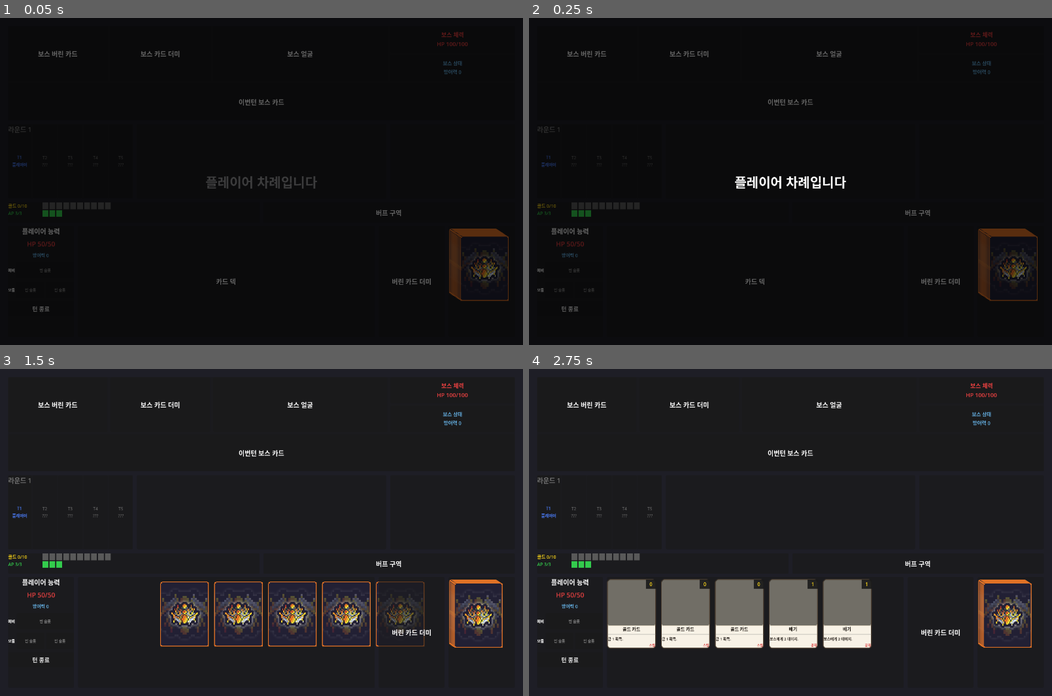
Above: before the commit, frames 1-4 (two rows, left to right).
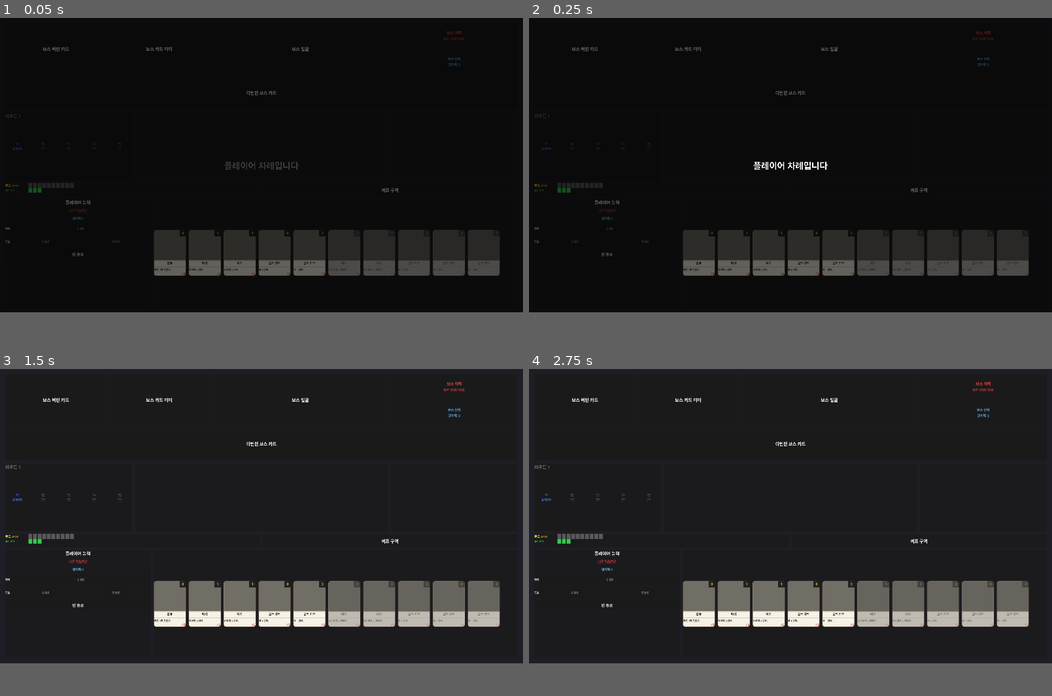
Above: after the commit, the same moments.

Repository: Bobby-Kang/boss-raid-card-game
Game: Godot game, scene res://scenes/main/main_scene.tscn
Same seed, same stepped clock (60 frames per second), same inputs: the game is played once before the commit and once after it.
Inputs:
- Up to frame 1 (0.05 s): no input
- Up to frame 2 (0.25 s): no input
- Up to frame 3 (1.5 s): tap Enter at 0.5 s; tap Space at 1.25 s
- Up to frame 4 (2.75 s): no input
In our replay, the window is 800x500 before the commit and 800x450 after it. These sizes can differ from the game's own. Grey fills any space a smaller window leaves; there, only what the larger window draws over its background counts as a difference.

The runs differ from the first frame. In frame 1, 10% of the frame differs, in the area x 1-98%, y 3-90%; in frame 2, 10%; in frame 3, 12%; in frame 4, 14%, in the area x 1-97%, y 3-90%.

Commit message:
feat: 타임라인 컨베이어 벨트 시스템 — 3-더미 → 단일 원형 큐
- 뷰포트 1280×800 → 1920×1080 (개발용, 이후 축소 예정)
- draw_pile/deck/discard 3개 배열을 timeline_cards[] 단일 큐로 통합
- 액티브 윈도우(앞 5장): 밝음+드래그 가능 / 큐(나머지): 반투명+불가
- 카드 사용·버리기 시 큐 맨 뒤로 이동 (FIFO)
- card.gd: set_active() 메서드 추가 (opacity + mouse_filter 제어)
- tscn: CardDeck/DiscardPile/DrawPile 제거 → TimelineWrapper/TimelineScroll/TimelineBelt
- 턴 종료 시 미사용 액티브 카드 순서 지정 오버레이 유지
- 예비 슬롯: 다음 턴 시작 시 큐 맨 앞(index 0)에 삽입

Co-Authored-By: Claude Sonnet 4.6 <noreply@anthropic.com>

Diff:
--- a/project.godot
+++ b/project.godot
@@ -17,10 +17,10 @@
 
 [display]
 
-window/size/viewport_width=1280
-window/size/viewport_height=800
-window/size/window_width_override=1280
-window/size/window_height_override=800
+window/size/viewport_width=1920
+window/size/viewport_height=1080
+window/size/window_width_override=1920
+window/size/window_height_override=1080
 window/stretch/mode="canvas_items"
 window/stretch/aspect="expand"
 window/stretch/scale_mode="integer"
--- a/scenes/main/main_scene.tscn
+++ b/scenes/main/main_scene.tscn
@@ -365,62 +365,25 @@
 theme_override_font_sizes/font_size = 14
 text = "턴 종료"
 
-[node name="CardDeck" type="PanelContainer" parent="BattleField/VBoxLayout/BottomArea/PlayerZones" unique_id=210260485]
-unique_name_in_owner = true
-layout_mode = 2
-size_flags_horizontal = 3
-size_flags_stretch_ratio = 1.8
-
-[node name="DeckLabel" type="Label" parent="BattleField/VBoxLayout/BottomArea/PlayerZones/CardDeck" unique_id=905517015]
-unique_name_in_owner = true
-layout_mode = 2
-text = "카드 덱"
-horizontal_alignment = 1
-vertical_alignment = 1
-
-[node name="DeckCardHolder" type="Control" parent="BattleField/VBoxLayout/BottomArea/PlayerZones/CardDeck" unique_id=1565481536]
-unique_name_in_owner = true
-layout_mode = 2
-mouse_filter = 2
-
-[node name="DiscardPile" type="PanelContainer" parent="BattleField/VBoxLayout/BottomArea/PlayerZones" unique_id=1898512105]
-unique_name_in_owner = true
-layout_mode = 2
-size_flags_horizontal = 3
-size_flags_stretch_ratio = 0.4
-mouse_filter = 1
+[node name="TimelineWrapper" type="PanelContainer" parent="BattleField/VBoxLayout/BottomArea/PlayerZones" unique_id=210260485]
+unique_name_in_owner = true
+layout_mode = 2
+size_flags_horizontal = 3
 script = ExtResource("5_dropzone")
 zone_type = 1
 
-[node name="DiscardLabel" type="Label" parent="BattleField/VBoxLayout/BottomArea/PlayerZones/DiscardPile" unique_id=1660471541]
-unique_name_in_owner = true
-layout_mode = 2
-text = "버린 카드 더미"
-horizontal_alignment = 1
-vertical_alignment = 1
-
-[node name="DiscardCardHolder" type="Control" parent="BattleField/VBoxLayout/BottomArea/PlayerZones/DiscardPile" unique_id=625212740]
-unique_name_in_owner = true
-layout_mode = 2
-mouse_filter = 2
-
-[node name="DrawPile" type="PanelContainer" parent="BattleField/VBoxLayout/BottomArea/PlayerZones" unique_id=1271890705]
-layout_mode = 2
-size_flags_horizontal = 3
-size_flags_stretch_ratio = 0.4
-
-[node name="DrawPileLabel" type="Label" parent="BattleField/VBoxLayout/BottomArea/PlayerZones/DrawPile" unique_id=1215589097]
-unique_name_in_owner = true
-layout_mode = 2
-text = "뽑을 카드
-0장"
-horizontal_alignment = 1
-vertical_alignment = 1
-
-[node name="DrawPileCardHolder" type="Control" parent="BattleField/VBoxLayout/BottomArea/PlayerZones/DrawPile" unique_id=664475237]
-unique_name_in_owner = true
-layout_mode = 2
-mouse_filter = 2
+[node name="TimelineScroll" type="ScrollContainer" parent="BattleField/VBoxLayout/BottomArea/PlayerZones/TimelineWrapper" unique_id=905517015]
+layout_mode = 2
+size_flags_horizontal = 3
+size_flags_vertical = 3
+horizontal_scroll_mode = 1
+vertical_scroll_mode = 0
+
+[node name="TimelineBelt" type="HBoxContainer" parent="BattleField/VBoxLayout/BottomArea/PlayerZones/TimelineWrapper/TimelineScroll" unique_id=1565481536]
+unique_name_in_owner = true
+layout_mode = 2
+size_flags_vertical = 3
+theme_override_constants/separation = 8
 
 [node name="EndTurnOverlay" parent="." unique_id=1313821718 instance=ExtResource("3_overlay")]
 unique_name_in_owner = true
--- a/scripts/cards/card.gd
+++ b/scripts/cards/card.gd
@@ -10,6 +10,7 @@
 @onready var cost_label: Label = %CostLabel
 
 var is_face_up: bool = false
+var is_active: bool = true
 var data: CardData
 
 
@@ -55,10 +56,17 @@
 			type_label.text = "알 수 없음"
 
 
+func set_active(active: bool) -> void:
+	is_active = active
+	modulate.a = 1.0 if active else 0.5
+	mouse_filter = MOUSE_FILTER_STOP if active else MOUSE_FILTER_IGNORE
+	_set_children_mouse_ignore(self)
+
+
 # --- 드래그 앤 드롭 ---
 
 func _get_drag_data(_at_position: Vector2) -> Variant:
-	if not is_face_up:
+	if not is_face_up or not is_active:
 		return null
 	# 프리뷰 생성
 	set_drag_preview(_create_drag_preview())
--- a/scripts/main/main_scene.gd
+++ b/scripts/main/main_scene.gd
@@ -3,6 +3,7 @@
 const CardScene := preload("res://scenes/cards/card.tscn")
 const DRAW_COUNT := 5
 const TURNS_PER_ROUND := 5
+const ACTIVE_WINDOW_SIZE := 5
 
 # 카드 종류 (4종)
 const CARD_GOLD := preload("res://resources/cards/starter_gold.tres")
@@ -10,18 +11,12 @@
 const CARD_BLOCK := preload("res://resources/cards/starter_block.tres")
 const CARD_DRAW := preload("res://resources/cards/starter_draw.tres")
 
-
 # 덱 구성
 const STARTER_DECK: Array = [
 	CARD_DRAW, CARD_BLOCK, CARD_BLOCK, CARD_GOLD, CARD_GOLD, CARD_ATTACK, CARD_ATTACK, CARD_GOLD, CARD_GOLD, CARD_GOLD
 ]
 
-@onready var discard_holder: Control = %DiscardCardHolder
-@onready var deck_holder: Control = %DeckCardHolder
-@onready var draw_pile_holder: Control = %DrawPileCardHolder
-@onready var discard_label: Label = %DiscardLabel
-@onready var deck_label: Label = %DeckLabel
-@onready var draw_pile_label: Label = %DrawPileLabel
+@onready var timeline_belt: HBoxContainer = %TimelineBelt
 @onready var resource_bar: PanelContainer = %ResourceBar
 @onready var hp_label: Label = %HpLabel
 @onready var block_label: Label = %BlockLabel
@@ -35,14 +30,13 @@
 
 # 드롭 존
 @onready var play_drop_zone: PanelContainer = %PlayDropZone
-@onready var discard_pile_zone: PanelContainer = %DiscardPile
+@onready var timeline_wrapper: PanelContainer = %TimelineWrapper
 @onready var reserve_slot: PanelContainer = %ReserveSlot
 @onready var active_slot_1: PanelContainer = %ActiveSlot1
 @onready var active_slot_2: PanelContainer = %ActiveSlot2
 
-var discard_cards: Array[Control] = []
-var deck_cards: Array[Control] = []
-var draw_pile_cards: Array[Control] = []
+# 타임라인 — 단일 원형 큐
+var timeline_cards: Array[Control] = []
 var game_ctx: GameContext
 var is_discarding_from_effect: bool = false
 
@@ -74,7 +68,7 @@
 	game_ctx = GameContext.new()
 	game_ctx.gold_manager = resource_bar.gold_manager
 	game_ctx.ap_manager = resource_bar.ap_manager
-	game_ctx.draw_cards = _draw_cards
+	game_ctx.draw_cards = _draw_cards_from_effect
 	game_ctx.discard_cards = _discard_cards_with_selection
 	game_ctx.player_hp_changed.connect(_on_player_hp_changed)
 	game_ctx.player_block_changed.connect(_on_player_block_changed)
@@ -102,24 +96,23 @@
 # === 드롭 존 설정 ===
 
 func _setup_drop_zones() -> void:
-	# 필터 연결
 	play_drop_zone.accept_filter = _can_accept_card
-	discard_pile_zone.accept_filter = _can_accept_card
+	timeline_wrapper.accept_filter = _can_accept_card
 	reserve_slot.accept_filter = _can_accept_card
 	active_slot_1.accept_filter = _can_accept_card
 	active_slot_2.accept_filter = _can_accept_card
 
-	# 드롭 시그널 연결
 	play_drop_zone.card_dropped.connect(_on_play_zone_dropped)
-	discard_pile_zone.card_dropped.connect(_on_discard_zone_dropped)
+	timeline_wrapper.card_dropped.connect(_on_discard_zone_dropped)
 	reserve_slot.card_dropped.connect(_on_reserve_dropped)
 	active_slot_1.card_dropped.connect(_on_active_slot_1_dropped)
 	active_slot_2.card_dropped.connect(_on_active_slot_2_dropped)
 
 
 func _can_accept_card(card: Control, zone_type: DropZone.ZoneType) -> bool:
-	# 손패에 있는 카드만 드래그 가능
-	if card not in deck_cards:
+	var idx := timeline_cards.find(card)
+	# 액티브 윈도우(앞 5장)에 있는 카드만 허용
+	if idx < 0 or idx >= ACTIVE_WINDOW_SIZE:
 		return false
 	match zone_type:
 		DropZone.ZoneType.PLAY:
@@ -143,18 +136,17 @@
 
 
 func _on_discard_zone_dropped(card: Control) -> void:
-	_move_card_to_discard(card)
+	_move_card_to_queue_back(card)
 
 
 func _on_reserve_dropped(card: Control) -> void:
 	if reserved_card != null:
 		return
 	reserved_card = card
-	deck_cards.erase(card)
+	timeline_cards.erase(card)
 	card.reparent(reserve_slot)
 	card.position = Vector2.ZERO
-	_rearrange_hand()
-	print("[예비] '%s'를 예비 슬롯에 보관" % card.data.card_name)
+	_update_timeline_display()
 
 
 func _on_active_slot_1_dropped(card: Control) -> void:
@@ -167,18 +159,16 @@
 
 func _equip_module(card: Control, slot_index: int) -> void:
 	var slot: PanelContainer = active_slot_1 if slot_index == 0 else active_slot_2
-	# 기존 모듈이 있으면 손패로 복귀
 	if active_cards[slot_index] != null:
 		var old := active_cards[slot_index]
-		old.reparent(deck_holder)
-		deck_cards.append(old)
-		_rearrange_hand()
+		old.reparent(timeline_belt)
+		timeline_cards.insert(0, old)
+		_update_timeline_display()
 	active_cards[slot_index] = card
-	deck_cards.erase(card)
+	timeline_cards.erase(card)
 	card.reparent(slot)
 	card.position = Vector2.ZERO
-	_rearrange_hand()
-	print("[모듈] '%s'를 액티브 슬롯 %d에 장착" % [card.data.card_name, slot_index + 1])
+	_update_timeline_display()
 
 
 # === 덱 초기화 ===
@@ -188,7 +178,7 @@
 	for card_data: CardData in deck_def:
 		var card: Control = CardScene.instantiate()
 		card.data = card_data.duplicate()
-		card.is_face_up = false
+		card.is_face_up = true
 		cards.append(card)
 	return cards
 
@@ -197,9 +187,30 @@
 	_clear_cards()
 	var all_cards := _build_cards_from(STARTER_DECK)
 	for card in all_cards:
-		_add_to_draw_pile(card)
-	_update_draw_pile_label()
+		timeline_belt.add_child(card)
+		timeline_cards.append(card)
+	_update_timeline_display()
 	_start_round()
+
+
+# === 타임라인 큐 ===
+
+func _move_card_to_queue_back(card: Control) -> void:
+	timeline_cards.erase(card)
+	timeline_cards.append(card)
+	card.reparent(timeline_belt)
+	_update_timeline_display()
+
+
+func _update_timeline_display() -> void:
+	for i in timeline_cards.size():
+		var card: Control = timeline_cards[i]
+		timeline_belt.move_child(card, i)
+		card.set_active(i < ACTIVE_WINDOW_SIZE)
+
+
+func _activate_window() -> void:
+	_update_timeline_display()
 
 
 # === 라운드/턴 시스템 ===
@@ -255,12 +266,13 @@
 func _begin_player_turn() -> void:
 	resource_bar.ap_manager.set_to(3)
 
-	# 예비 슬롯 카드를 손패로 복귀
+	# 예비 슬롯 카드를 타임라인 맨 앞에 복귀
 	if reserved_card != null:
-		reserved_card.reparent(deck_holder)
-		deck_cards.append(reserved_card)
-		print("[예비] '%s'가 손패로 복귀" % reserved_card.data.card_name)
+		reserved_card.reparent(timeline_belt)
+		timeline_cards.insert(0, reserved_card)
 		reserved_card = null
+
+	_activate_window()
 
 	var messages: Array[String] = ["플레이어 차례입니다"]
 	phase_banner.show_sequence(messages)
@@ -325,77 +337,42 @@
 			slot.modulate = Color(1, 1, 1, 0.7)
 
 
-# === 뽑을 카드 더미 ===
-
-func _add_to_draw_pile(card: Control) -> void:
-	card.is_face_up = false
-	draw_pile_holder.add_child(card)
-	var idx := draw_pile_cards.size()
-	card.position = Vector2(idx * 3, idx * 2)
-	draw_pile_cards.append(card)
-
-
-func _update_draw_pile_label() -> void:
-	draw_pile_label.text = "뽑을 카드\n%d장" % draw_pile_cards.size()
-
-
-func _recycle_discard_to_draw_pile() -> void:
-	discard_cards.reverse()
-	for card in discard_cards:
-		card.reparent(draw_pile_holder)
-		card.flip_to_back()
-		var idx := draw_pile_cards.size()
-		card.position = Vector2(idx * 3, idx * 2)
-		draw_pile_cards.append(card)
-	discard_cards.clear()
-	_update_draw_pile_label()
-
-
-# === 드로우 ===
-
-func _draw_cards(count: int) -> void:
-	deck_label.visible = false
-
-	for i in range(count):
-		if draw_pile_cards.is_empty():
-			_recycle_discard_to_draw_pile()
-		if draw_pile_cards.is_empty():
+# === 드로우 (효과용) ===
+
+func _draw_cards_from_effect(count: int) -> void:
+	# 타임라인에서 비활성 카드를 앞으로 당겨 활성화
+	# (큐에서 카드를 앞으로 이동 — 실질적으로 즉시 사용 가능하게)
+	var activated := 0
+	for i in range(timeline_cards.size() - 1, -1, -1):
+		if activated >= count:
 			break
-
-		var card: Control = draw_pile_cards.pop_back()
-		card.reparent(deck_holder)
-
-		var current_idx := deck_cards.size()
-		var spacing := card.custom_minimum_size.x + 12
-		var target_x: float = current_idx * spacing
-		card.position = Vector2(target_x + 200, 5)
-
-		var tween := create_tween()
-		tween.tween_property(card, "position", Vector2(target_x, 5), 0.3 + i * 0.08)\
-			.set_ease(Tween.EASE_OUT).set_trans(Tween.TRANS_BACK)
-		tween.tween_callback(card.flip_to_front)
-
-		deck_cards.append(card)
-
-	_update_draw_pile_label()
-
-
-func _start_player_turn(count: int = DRAW_COUNT) -> void:
+		if i >= ACTIVE_WINDOW_SIZE:
+			var card: Control = timeline_cards[i]
+			timeline_cards.erase(card)
+			timeline_cards.insert(0, card)
+			activated += 1
+	_update_timeline_display()
+
+
+func _start_player_turn(_count: int = DRAW_COUNT) -> void:
 	end_turn_button.disabled = false
-	_draw_cards(count)
+	_activate_window()
 
 
 # === 버리기 선택 (이펙트용) ===
 
 func _discard_cards_with_selection(count: int) -> void:
-	if deck_cards.is_empty():
+	var active: Array[Control] = []
+	for i in min(ACTIVE_WINDOW_SIZE, timeline_cards.size()):
+		active.append(timeline_cards[i])
+	if active.is_empty():
 		return
 	is_discarding_from_effect = true
-	var actual := mini(count, deck_cards.size())
-	end_turn_overlay.show_overlay_select(deck_cards.duplicate(), actual)
+	var actual := mini(count, active.size())
+	end_turn_overlay.show_overlay_select(active, actual)
 	var ordered: Array[Control] = await end_turn_overlay.order_confirmed
 	for card in ordered:
-		_move_card_to_discard(card)
+		_move_card_to_queue_back(card)
 	is_discarding_from_effect = false
 
 
@@ -407,67 +384,35 @@
 
 	var cost: int = card.data.cost
 	if not resource_bar.ap_manager.has(cost):
-		print("[카드] AP 부족: %d 필요, %d 보유" % [cost, resource_bar.ap_manager.current])
 		return
 
 	resource_bar.ap_manager.spend(cost)
-	_move_card_to_discard(card)
+	_move_card_to_queue_back(card)
 
 	for effect in card.data.effects:
 		effect.execute(game_ctx)
 
-	print("[카드] '%s' 사용 | 보스 HP: %d/%d | 방어: %d" % [
-		card.data.card_name, game_ctx.boss_hp, game_ctx.boss_max_hp, game_ctx.player_block
-	])
-
-
-func _move_card_to_discard(card: Control) -> void:
-	deck_cards.erase(card)
-
-	card.reparent(discard_holder)
-
-	# 🌟 핵심: 버려진 카드가 이후의 마우스 드롭/클릭을 가로막지 않도록 투과 처리
-	card.mouse_filter = Control.MOUSE_FILTER_IGNORE
-
-	var idx := discard_cards.size()
-	card.position = Vector2(idx * 4, idx * 3)
-	discard_cards.append(card)
-
-	if deck_cards.is_empty():
-		deck_label.visible = true
-
-	_rearrange_hand()
-
-
-func _rearrange_hand() -> void:
-	if deck_cards.is_empty():
-		return
-	var spacing := deck_cards[0].custom_minimum_size.x + 12
-	for i in range(deck_cards.size()):
-		var card: Control = deck_cards[i]
-		var target_x: float = i * spacing
-		var tween := create_tween()
-		tween.tween_property(card, "position", Vector2(target_x, 5), 0.2)\
-			.set_ease(Tween.EASE_OUT).set_trans(Tween.TRANS_QUAD)
-
 
 # === 턴 종료 ===
 
 func _on_end_turn_pressed() -> void:
-	if deck_cards.is_empty():
+	# 미사용 액티브 카드 수집
+	var remaining: Array[Control] = []
+	for i in min(ACTIVE_WINDOW_SIZE, timeline_cards.size()):
+		remaining.append(timeline_cards[i])
+
+	if remaining.is_empty():
 		_finish_turn()
 		return
 	end_turn_button.disabled = true
-	end_turn_overlay.show_overlay(deck_cards.duplicate())
+	end_turn_overlay.show_overlay(remaining)
 
 
 func _on_end_turn_order_confirmed(ordered_cards: Array[Control]) -> void:
 	if is_discarding_from_effect:
 		return
 	for card in ordered_cards:
-		if not card.is_face_up:
-			continue
-		_move_card_to_discard(card)
+		_move_card_to_queue_back(card)
 	end_turn_button.disabled = false
 	_finish_turn()
 
@@ -478,7 +423,7 @@
 
 func _finish_turn() -> void:
 	game_ctx.reset_block()
-	resource_bar.gold_manager.reset()  # 골드 증발
+	resource_bar.gold_manager.reset()
 	end_turn_button.disabled = true
 	_advance_turn()
 
@@ -486,12 +431,6 @@
 # === 정리 ===
 
 func _clear_cards() -> void:
-	for card in discard_cards:
+	for card in timeline_cards:
 		card.queue_free()
-	for card in deck_cards:
-		card.queue_free()
-	for card in draw_pile_cards:
-		card.queue_free()
-	discard_cards.clear()
-	deck_cards.clear()
-	draw_pile_cards.clear()
+	timeline_cards.clear()
